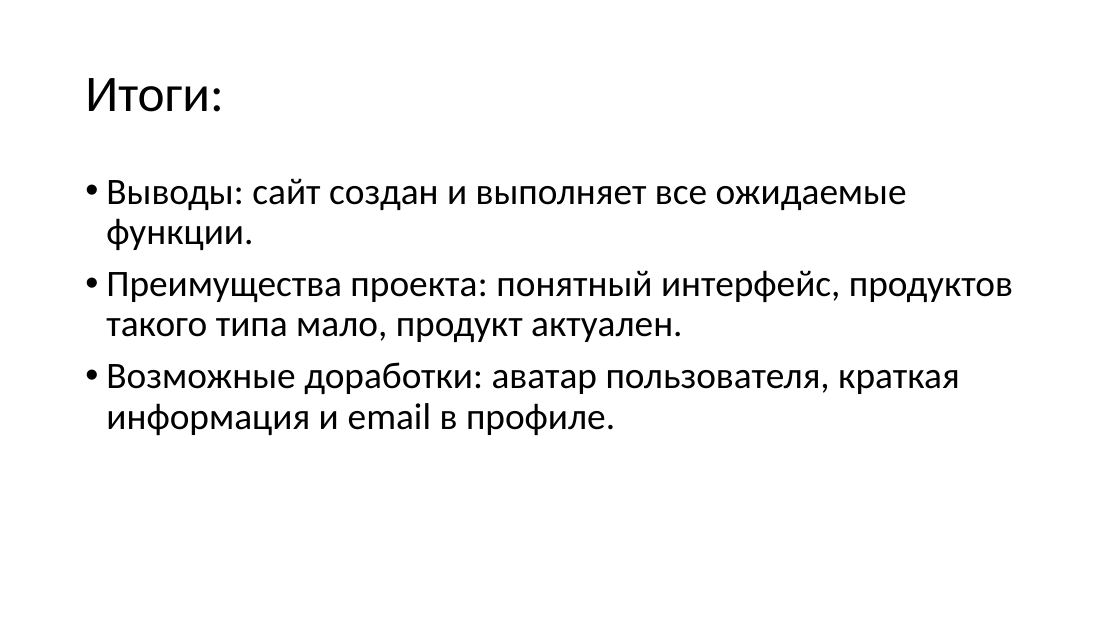
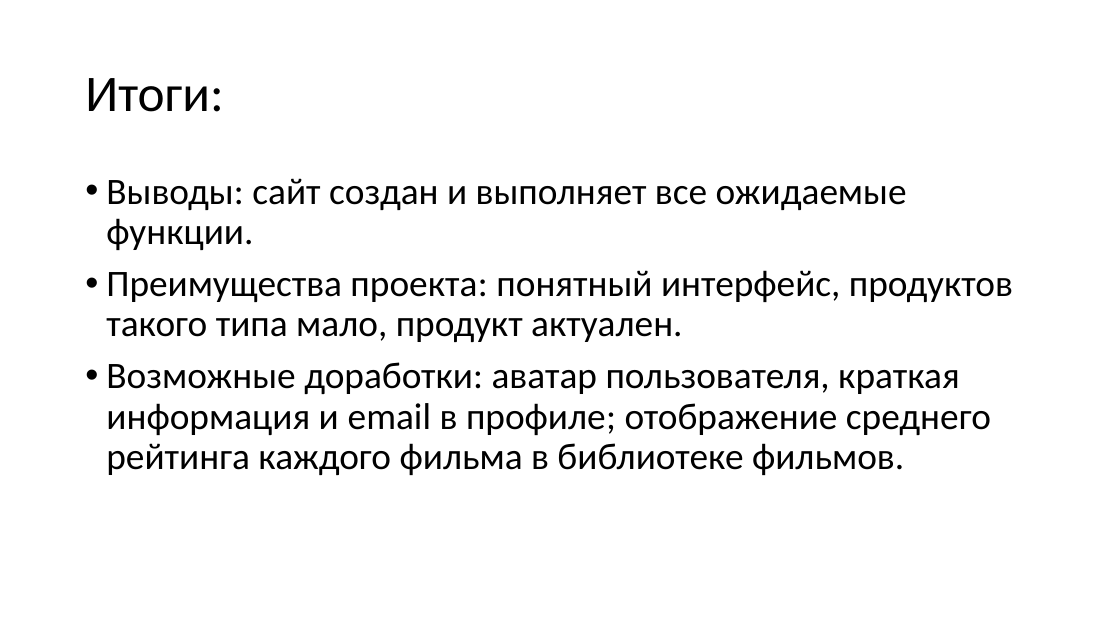
Before and after one commit to Fedyok/Yandex-Lyceum-project-3, a slide deck: slide 13 of презентация_проекта.pptx. Drawn at 1120x630 pixels with LibreOffice and Linux fonts; fonts in the diff are those of the drawing. Boxes give left, top, right and bottom in pixels: in the first picture for what was removed or moved away, otherwise in the second. Text is boxed around its words. In the diff, an @@ line names an element or a change of style, - is before the commit and + after.

Commit message:
презентация

```diff
--- a/презентация_проекта.pptx
+++ b/презентация_проекта.pptx
@@ text at (106, 362, 991, 475): text changed @@
-• Возможные доработки: аватар пользователя, краткая информация и email в профиле.
+• Возможные доработки: аватар пользователя, краткая информация и email в профиле; отображение среднего рейтинга каждого фильма в библиотеке фильмов.
```
